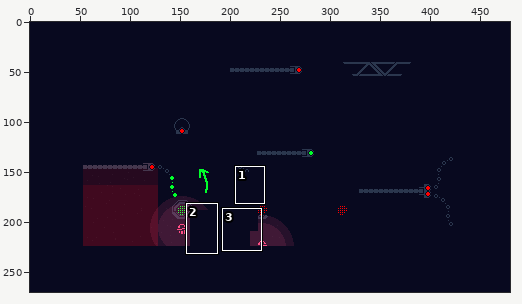
Pixel-art file, stored at Aseprite/Concept/260428_ChainDoorConcept.aseprite. Above, an overview of the earlier version with the close-up marked.
Close-up. First the earlier version:
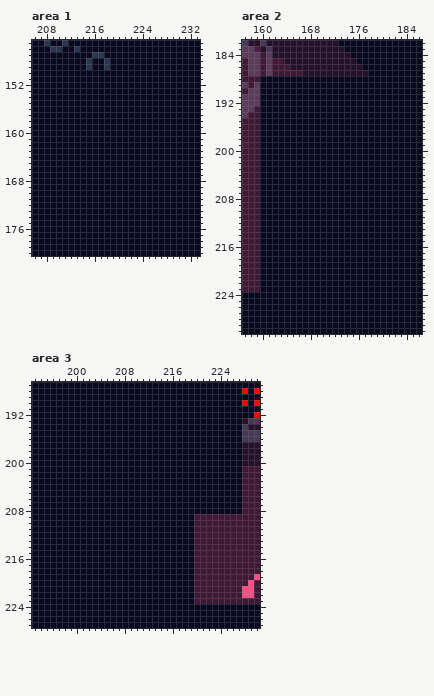
480x270 pixels, 1 frame. Colours within 5 levels of each other are drawn and written as one. Shown: area 1: x 206..233, y 145..180; area 2: x 157..186, y 182..230; area 3: x 193..230, y 187..227.
Now the later version:
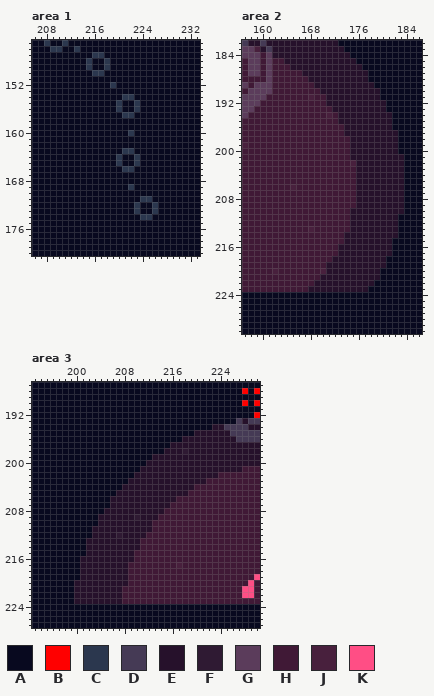
Palette (. is transparent): A #08091f  B #ff0000  C #2b374e  D #453a55  E #26112b  F #2f1a33  G #5b3c5b  H #401936  J #48203d  K #ff4e85
Changes in this commit:
Changed rows in their new state; - is an unchanged pixel.
Area 1, layer "Layer 6":
first column x 216:
150 CC---------
152 ---C-------
154 -----CC----
155 ----C--C---
156 ----C--C---
157 -----CC----
160 ------C----
163 -----CC----
164 ----C--C---
165 ----C--C---
166 -----CC----
169 ------C----
171 --------CC-
172 -------C--C
173 -------C--C
174 --------CC-
Area 2, layer "Layer 6":
first column x 160:
188 HGHHHHHHEEEEEEEEEE------
189 GGHHHHHHHEEEEEEEEEE-----
190 GGHHHHHHHHEEEEEEEEEE----
191 GHHHHHHHJHHEEEEEEEEE----
192 HHHHHHHHHHHEEEEEEEEEE---
193 HHHHHHHHHHHHEEEEEEEEE---
194 HHHHHHHHHHHJHEEEEEEEEE--
195 HHHHHHHHHHHHHEEEEEEEEE--
196 HHHHHHHHHHHHHHEEEEEEEE--
197 HHHHHHHHHHHHHHEEEEEEEEE-
198 HHHHHHHHHHHHHHHEEEEEEEE-
199 HHHHHHHHHHHHHHHEEEEEEEE-
200 HHHHHHHHHHHHHHHEEEEEEEE-
201 HHHHHHHHHHHHHHHEEEEEEEEE
202 HHHHHHHHHHHHHHHJEEEEEEEE
203 HHHHHHHHHHHHHHHHEEEEEEEE
204 HHHHHHHHHHHHHHHHEEEEEEEE
205 HHHHHHHHHHHHHHHHEEEEEEEE
206 HHHHHJHHHHHHHHHHEEEEEEEE
207 HHHHHHHHHHHHHHHHEEEEEEEE
208 HHHHHHHHHHHHHHHHEEEEEEEE
209 HHHHHHHHHHHHHHHHEEEEEEEE
210 HHHHHHHHHHHHHHHEEEEEEEEE
211 HHHHHHHHHHHHHHHEEEEEEEE-
212 HHHHHHHHHHHHHHHEEEEEEEE-
213 HHHHHHHHJHHHHHHEEEEEEEE-
214 HHHHHHHHHHHHHHEEEEEEEEE-
215 HHHHHHHHHHHHHHEEEEEEEE--
216 HHHHHHHHHHHHHEEEEEEEEE--
217 HHHHHHHHHHHHHEEEEEEEEE--
218 HHHHHHHHHHHHEEEEEEEEE---
219 HHHHHHHHHHHEEEEEEEEEE---
220 HHJHHHHHHHJEEEEEEEEE----
221 HHHHHHHHHHEEEEEEEEEE----
222 HHHHHHHHHEEEEEEEEEE-----
223 HHHHHHHHEEEEEEEEEE------
Area 3, layer "Layer 6":
first column x 200:
193 ---------------------------D
194 -----------------------EEDDD
195 --------------------EEEEEEDD
196 ------------------EEEEEEEEED
197 ----------------EEEEEEEEEEEE
198 ---------------EEEFEEEEEEEEE
199 -------------EEEEEEEEEEEEEEE
200 ------------EEEEEEEEEEEEEEEE
201 -----------EEEEEEEEEEEEEEEEE
202 ----------EEEEEEEEEEEEEEHHHH
203 ---------EEEEEEEEEEEEEHHHHHH
204 --------EEEEEEEEEEEEHHHHHHHH
205 -------EEEEEEEEEEEEHHHHHHHHH
206 ------EEEEEEEEEEEHHHHHHHHHHH
207 ------EEEEEEEEEEHHHHHHHHHHHH
208 -----EEEEEEEEEEHHHHHHHHHHHHH
209 ----EEEEEEFEEEHHHHHH--------
210 ----EEEEEEEEEHHHHHHH--------
211 ---EEEEEEEEEEHHHHHHH--------
212 ---EEEEFEEEEHHHHHHHH--------
213 --EEEEEEEEEHHHHHHHHH--------
214 --EEEEEEEEEHHHHHHHHH--------
215 --EEEEEEEEHHHHHHHHHH--------
216 -EEEEEEEEEHHHHHHHHHH--------
217 -EEEEEEEEHHHHHHHHJHH--------
218 -EEEEEEEEHHHHHHHHHHH--------
219 -EEEEEEEEHHHHHHHHHHH--------
220 EEEEEEEEEHHHHHHHHHHH--------
221 EEEEEEEEHHHHHHHHHHHH--------
222 EEEEEEEEHHHHHHHHHHHH--------
223 EEEEEEEEHHHHHHHHHHHH--------
